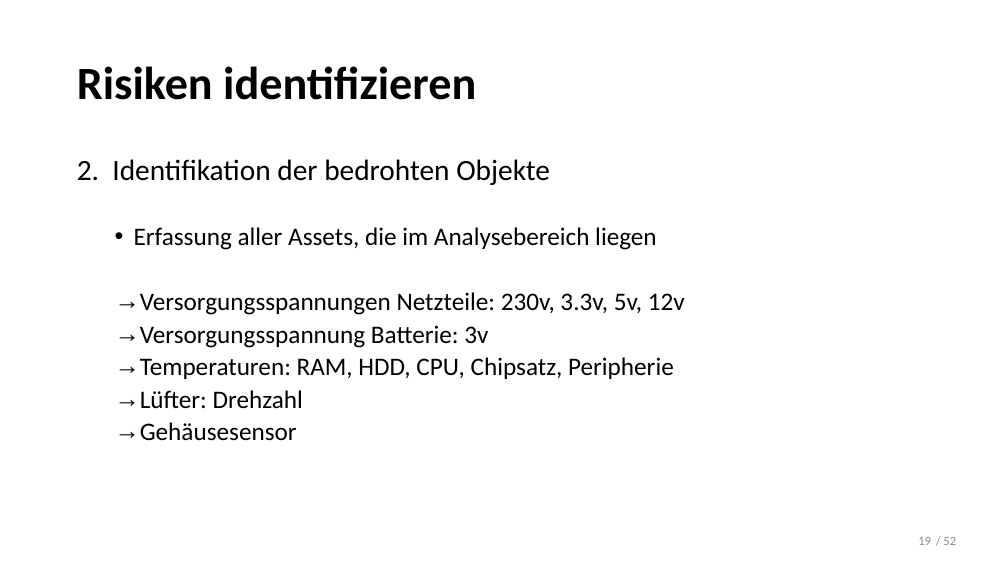
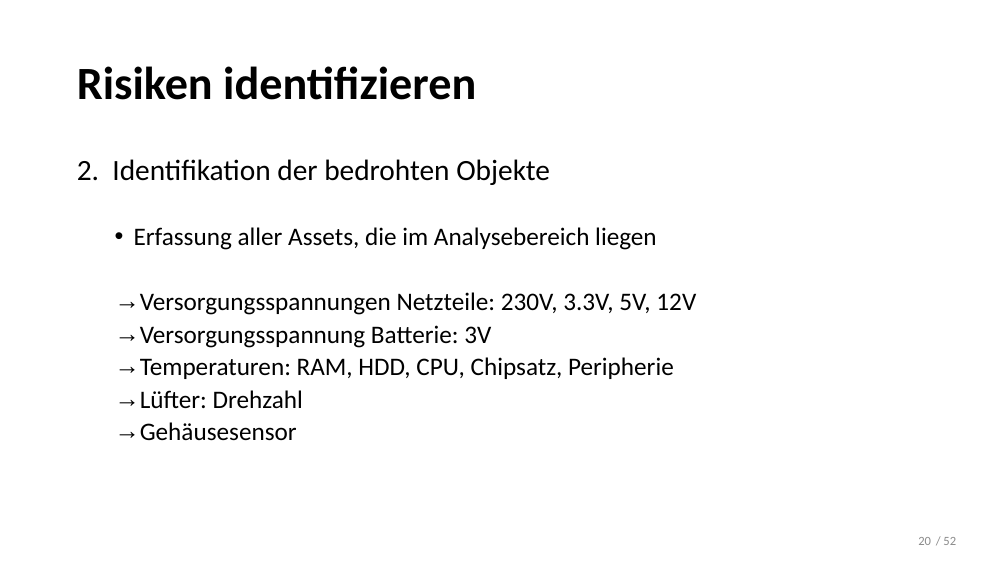
Before and after one commit to LennartDuemke/Sicherheit, a slide deck: slide 20 of Risikomanagement.pptx (slide 19 before the commit). Drawn at 1008x567 pixels with LibreOffice and Linux fonts; fonts in the diff are those of the drawing. Boxes give left, top, right and bottom in pixels: in the first picture for what was removed or moved away, otherwise in the second. Text is boxed around its words. In the diff, an @@ line names an element or a change of style, - is before the commit and + after.

```diff
--- a/Risikomanagement.pptx
+++ b/Risikomanagement.pptx
@@ text at <box>140,292,696,348</box>: text changed @@
-  → Versorgungsspannungen Netzteile: 230v, 3.3v, 5v, 12v
-  → Versorgungsspannung Batterie: 3v
+  → Versorgungsspannungen Netzteile: 230V, 3.3V, 5V, 12V
+  → Versorgungsspannung Batterie: 3V
@@ page number at <box>918,537,931,545</box>: text changed @@
-19
+20
```
Also in this commit, not shown: 7 other slides changed, 2 slides added, 1 other file.
